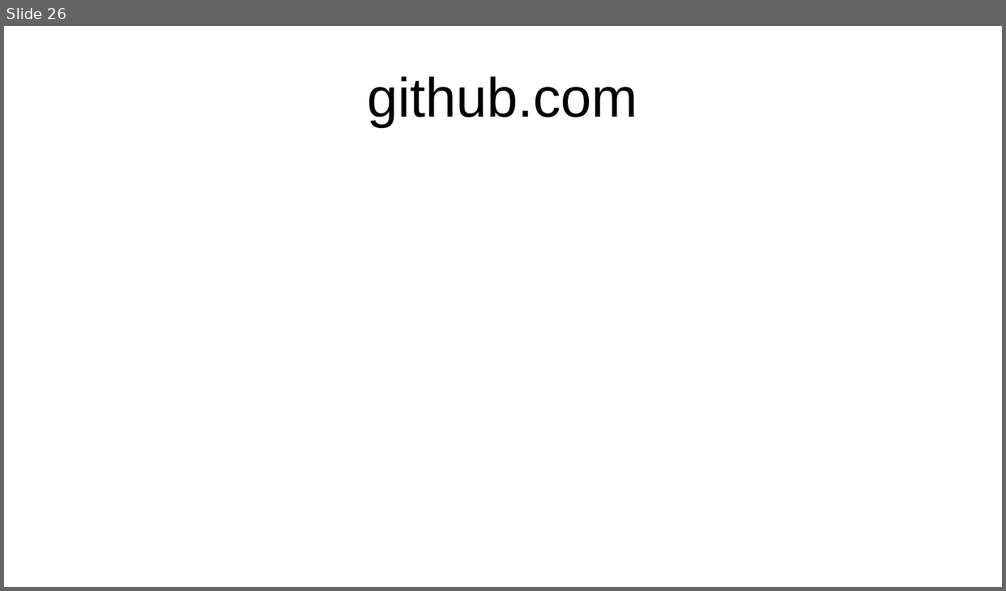
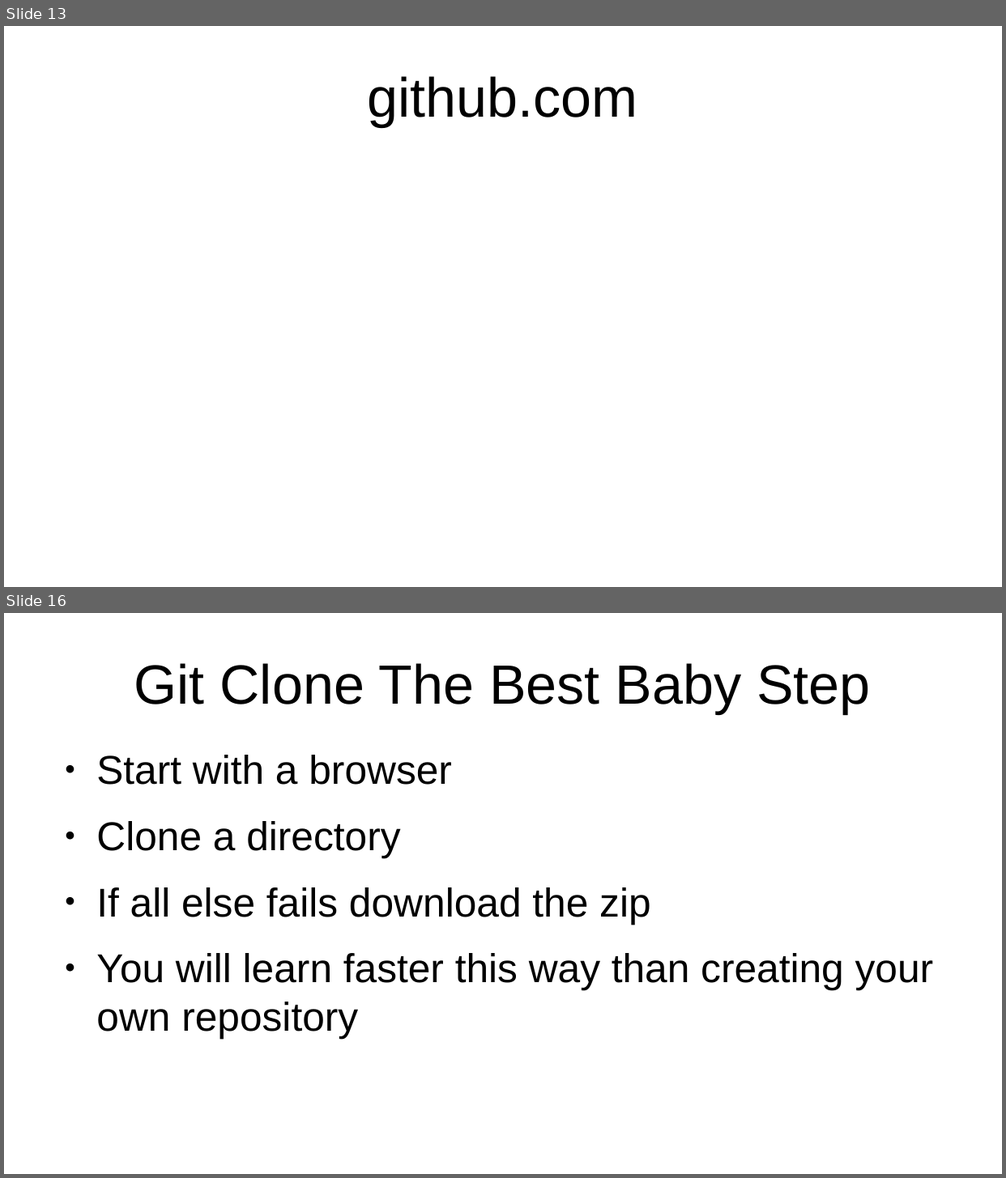
Before and after one commit to flintiii/TenStatementGit, a slide deck: vm_workshop_presentation.odp. Shown one above the other, each under a label of ours: slide 26 before the commit, slides 13 and 16 after it; the slides between them are not shown. The pictures are 1006x591 and 1006x1178 pixels, drawn with LibreOffice and Linux fonts; fonts in the diff are those of the drawing. Boxes give left, top, right and bottom in pixels: in the first picture for what was removed or moved away, otherwise in the second. Text is boxed around its words. In the diff, an @@ line names an element or a change of style, - is before the commit and + after.

```diff
--- a/vm_workshop_presentation.odp
+++ b/vm_workshop_presentation.odp
@@ slide 16 added at [4,613,1002,1174], background #FFFFFF @@
@@ title added at [134,663,870,714], 44 pt, text #000000 @@
+Git Clone The Best Baby Step
@@ text added at [96,755,934,1038], 32 pt, text #000000 @@
+● Start with a browser
+● Clone a directory
+● If all else fails download the zip
+● You will learn faster this way than creating your own repository
@@ what was slide 26 is now slide 13 @@
```
Also in this commit, not shown: 6 slides changed, 19 other slides added, 16 slides removed.
